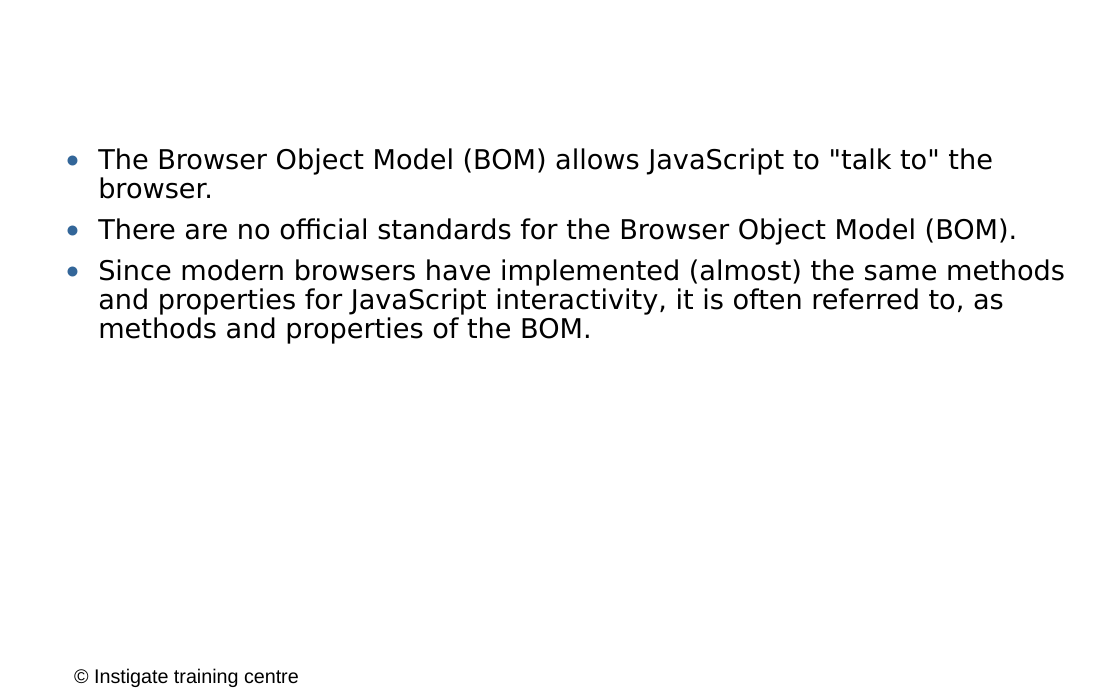
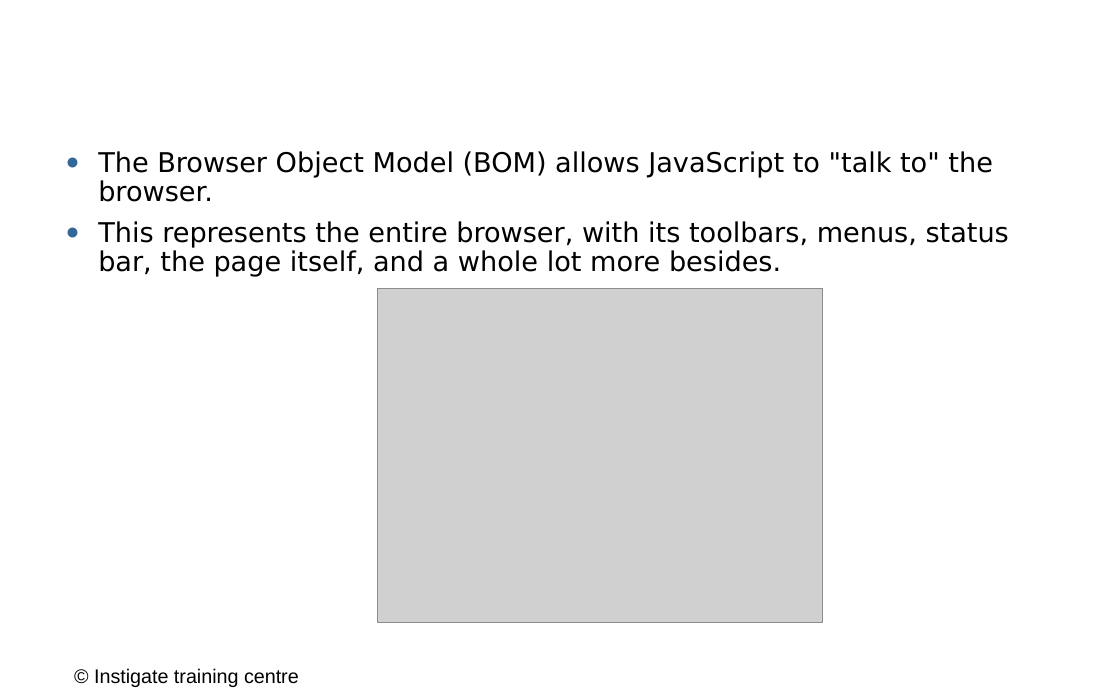
Before and after one commit to ITC-Vanadzor/ITC-7, a slide deck: slide 3 of Presentations/Javascript/6-bom.odp. Drawn at 1120x700 pixels with LibreOffice and Linux fonts; fonts in the diff are those of the drawing; grey boxes stand for pictures; background and template pictures are left out. Boxes give left, top, right and bottom in pixels: in the first picture for what was removed or moved away, otherwise in the second. Text is boxed around its words. In the diff, an @@ line names an element or a change of style, - is before the commit and + after.

```diff
--- a/Presentations/Javascript/6-bom.odp
+++ b/Presentations/Javascript/6-bom.odp
@@ text at [98, 221, 1009, 277]: text changed @@
-● There are no official standards for the Browser Object Model (BOM).
-● Since modern browsers have implemented (almost) the same methods and properties for JavaScript interactivity, it is often referred to, as methods and properties of the BOM.
+● This represents the entire browser, with its toolbars, menus, status bar, the page itself, and a whole lot more besides.
@@ picture added at [378, 289, 822, 622] @@
```
Also in this commit, not shown: 3 other slides changed, 1 slide removed.
